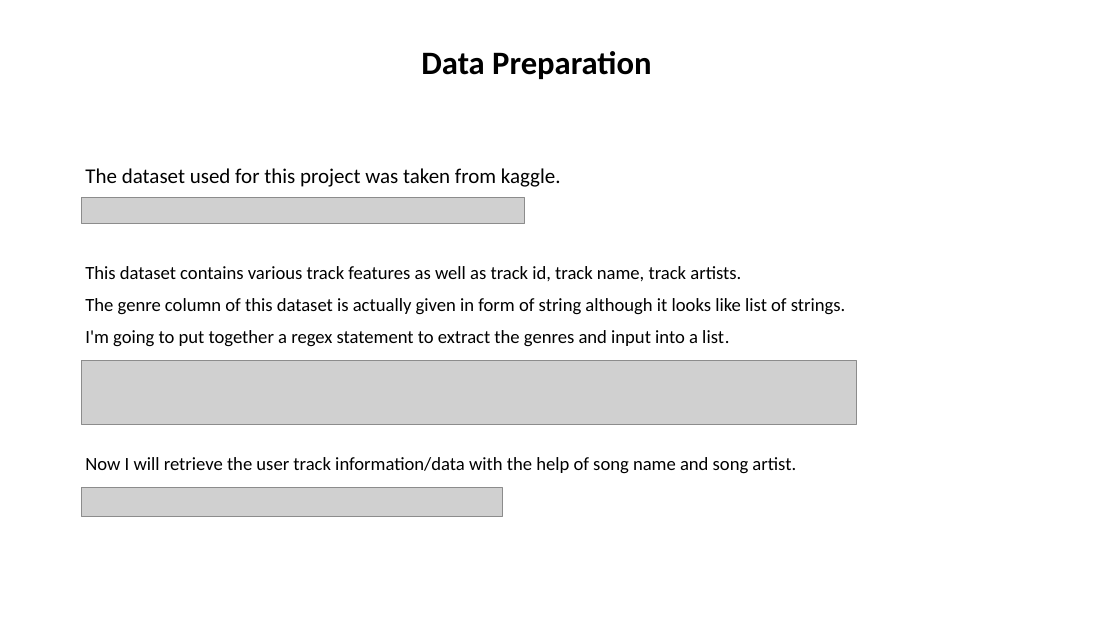
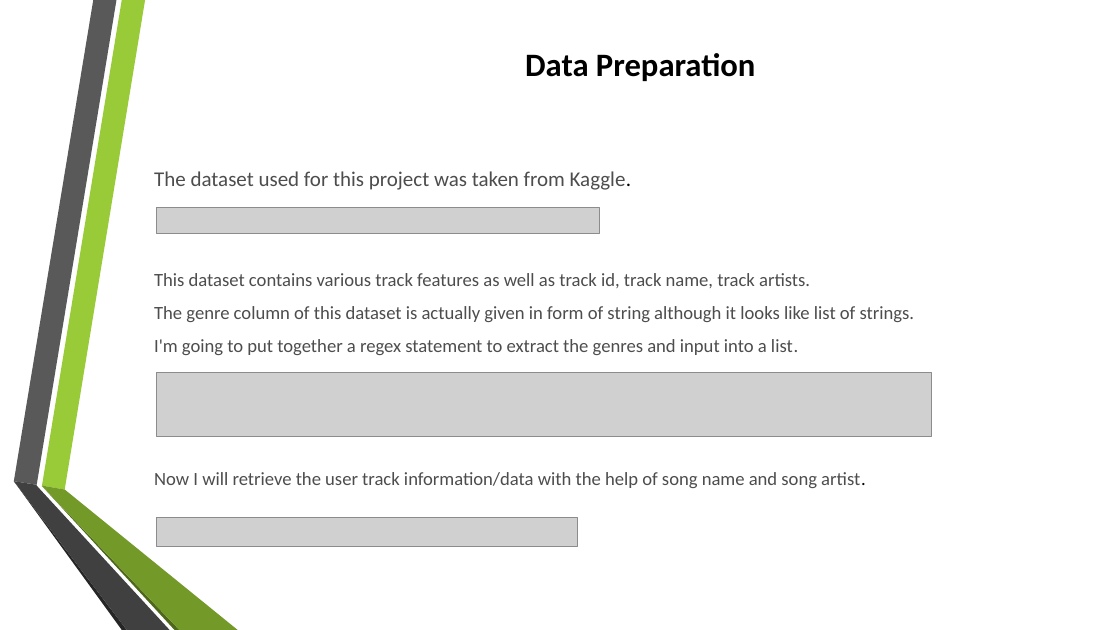
Before and after one commit to singharsh10/Music_Recommendation_System, a slide deck: slide 5 of Music_Recommendation_System.pptx. Drawn at 1120x630 pixels with LibreOffice and Linux fonts; fonts in the diff are those of the drawing; grey boxes stand for pictures; background and template pictures are left out. Boxes give left, top, right and bottom in pixels: in the first picture for what was removed or moved away, otherwise in the second. Text is boxed around its words. In the diff, an @@ line names an element or a change of style, - is before the commit and + after.

```diff
--- a/Music_Recommendation_System.pptx
+++ b/Music_Recommendation_System.pptx
@@ title "Data Preparation" at box(525, 53, 755, 81): alignment left to centre; line spacing 0.9 to 1 @@
@@ text "The dataset used for this ...": place and size @@
-text "The dataset used for this ..." at box(85, 168, 846, 474)
+text "The dataset used for this ..." at box(154, 171, 915, 488)
@@ text "The dataset used for this ..." at box(154, 171, 915, 488): vertical alignment top to middle @@
@@ text at box(154, 171, 631, 190): text changed; text colour #000000 to #4D4D4D @@
-The dataset used for this project was taken from kaggle.
+The dataset used for this project was taken from Kaggle.
@@ picture: place and size @@
-picture at box(82, 197, 525, 223)
+picture at box(156, 208, 600, 234)
@@ text at box(154, 273, 915, 488): text colour #000000 to #4D4D4D in "This dataset contains various track features as ...", "The genre column of this dataset is ...", "I'm going to put together a regex ...", "Now I will retrieve the user track ..."; line spacing 0.9 to 1 @@
@@ picture: place and size @@
-picture at box(82, 360, 857, 424)
+picture at box(156, 373, 932, 437)
@@ group added at box(13, 0, 238, 630): 6 freeform shapes @@
@@ picture: place and size @@
-picture at box(82, 488, 503, 517)
+picture at box(156, 518, 578, 546)
```
Also in this commit, not shown: 14 other slides changed, 1 slide added, 1 slide removed.
